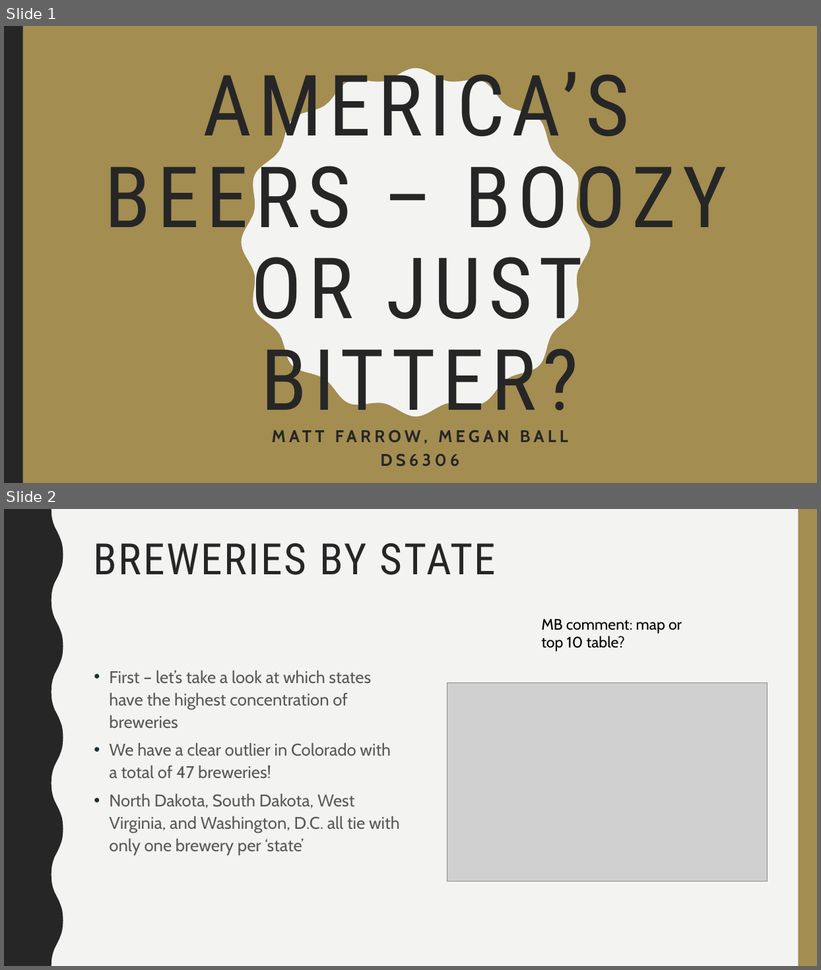
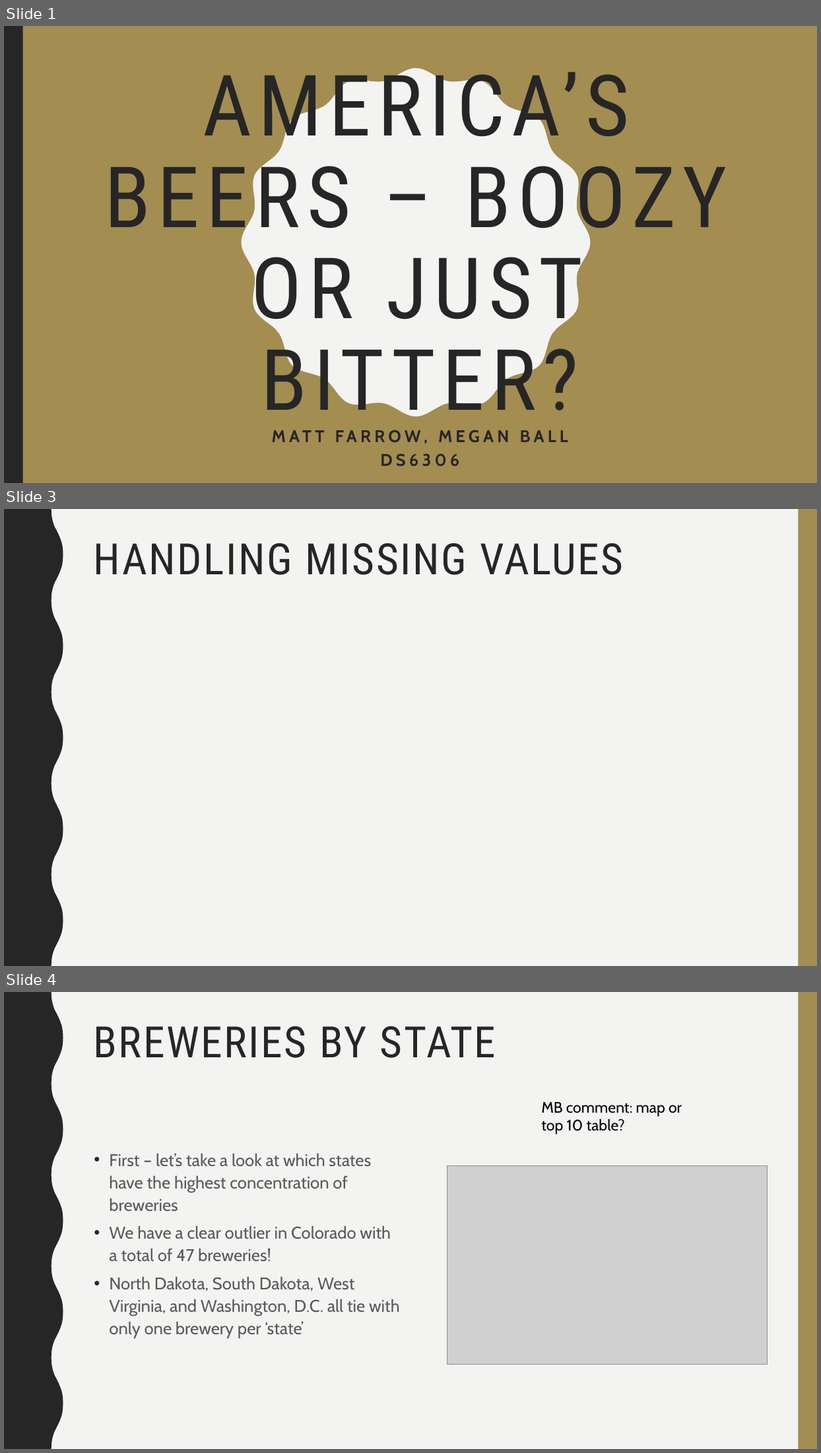
Before and after one commit to mattfarrow1/6306-project-1, a slide deck: docs/Matt_Farrow_Megan_Ball_DS6306_EDA.pptx. Shown one above the other, each under a label of ours: slides 1 and 2 before the commit, slides 1, 3 and 4 after it; the slides between them are not shown. The pictures are 821x970 and 821x1453 pixels, drawn with LibreOffice and Linux fonts; fonts in the diff are those of the drawing; grey boxes stand for pictures. Boxes give left, top, right and bottom in pixels: in the first picture for what was removed or moved away, otherwise in the second. Text is boxed around its words. In the diff, an @@ line names an element or a change of style, - is before the commit and + after.

```diff
--- a/docs/Matt_Farrow_Megan_Ball_DS6306_EDA.pptx
+++ b/docs/Matt_Farrow_Megan_Ball_DS6306_EDA.pptx
@@ slide 3 added at (4, 509, 817, 966), background #F3F3F2; not listed: 2 template elements that a slide beside it also shows @@
@@ title added at (94, 543, 623, 575), 51 pt, text #262626 @@
+HANDLING MISSING VALUES
@@ what was slide 2 is now slide 4 @@
```
Also in this commit, not shown: 1 other slide added.
